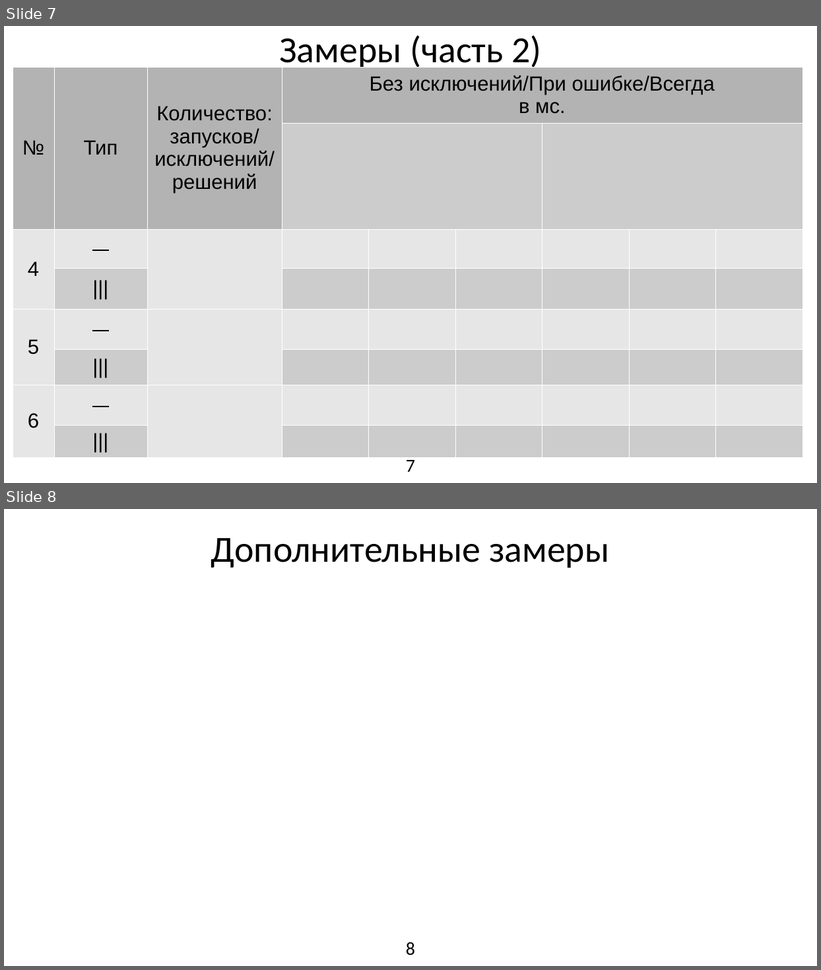
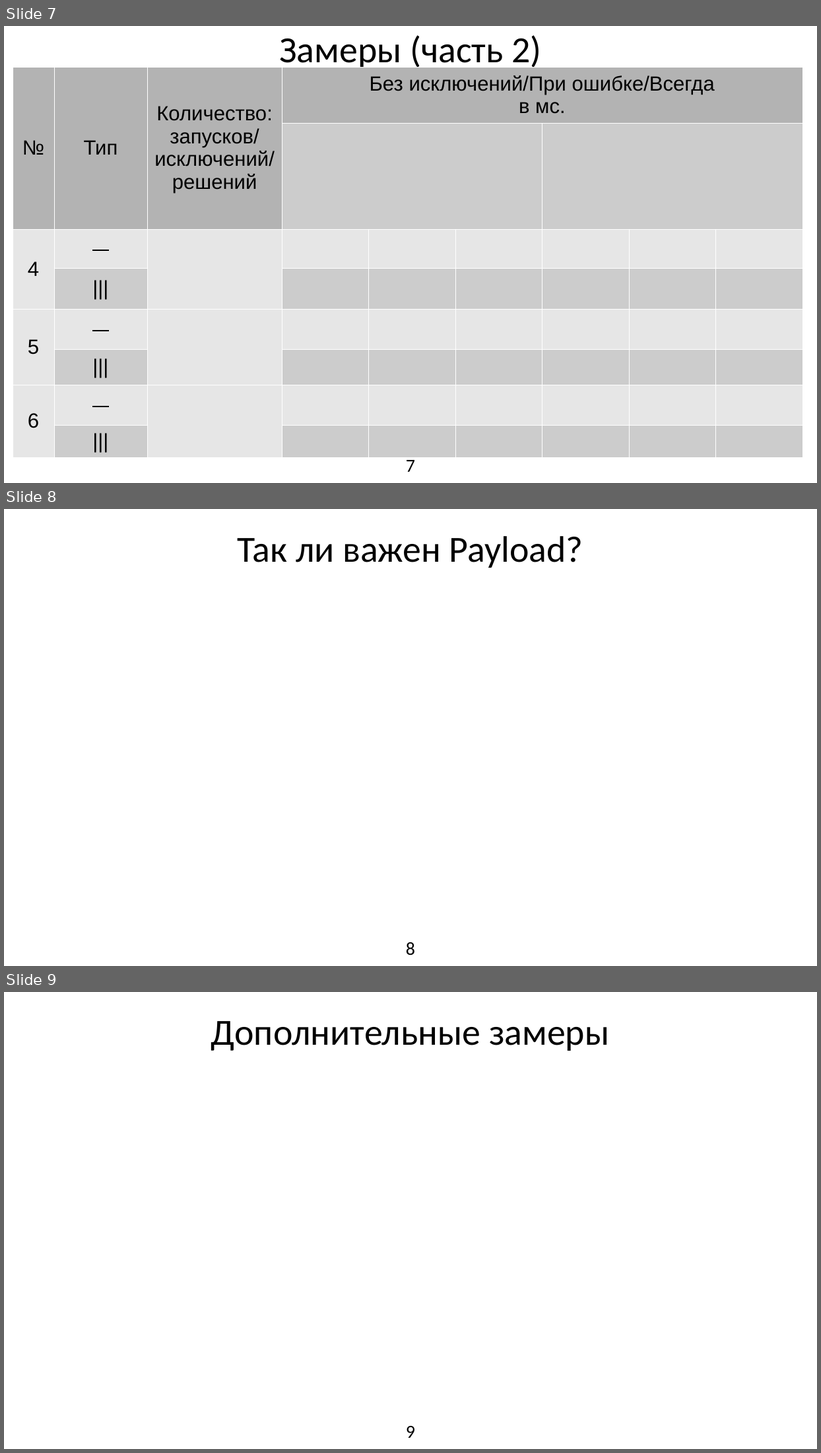
Before and after one commit to Leartiz/exception_research, a slide deck: about/presentation.odp. Shown one above the other, each under a label of ours: slides 7 and 8 before the commit, slides 7, 8 and 9 after it. The pictures are 821x970 and 821x1453 pixels, drawn with LibreOffice and Linux fonts; fonts in the diff are those of the drawing. Boxes give left, top, right and bottom in pixels: in the first picture for what was removed or moved away, otherwise in the second. Text is boxed around its words. In the diff, an @@ line names an element or a change of style, - is before the commit and + after.

Commit message:
add slide

```diff
--- a/about/presentation.odp
+++ b/about/presentation.odp
@@ slide 8 added at (4,509,817,966), background #FFFFFF @@
@@ title added at (238,536,583,568), 36 pt, text #000000 @@
+Так ли важен Payload?
@@ page number added at (406,943,415,956), 18 pt, text #000000 @@
+8
@@ what was slide 8 is now slide 9 @@
@@ page number at (406,1426,415,1438): text changed @@
-8
+9
```
Also in this commit, not shown: 1 other file.
